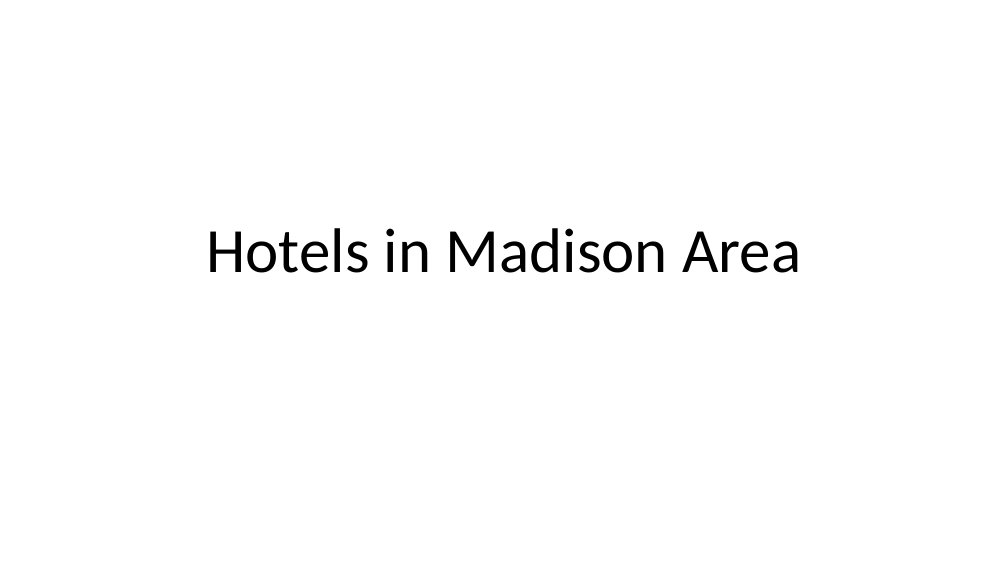
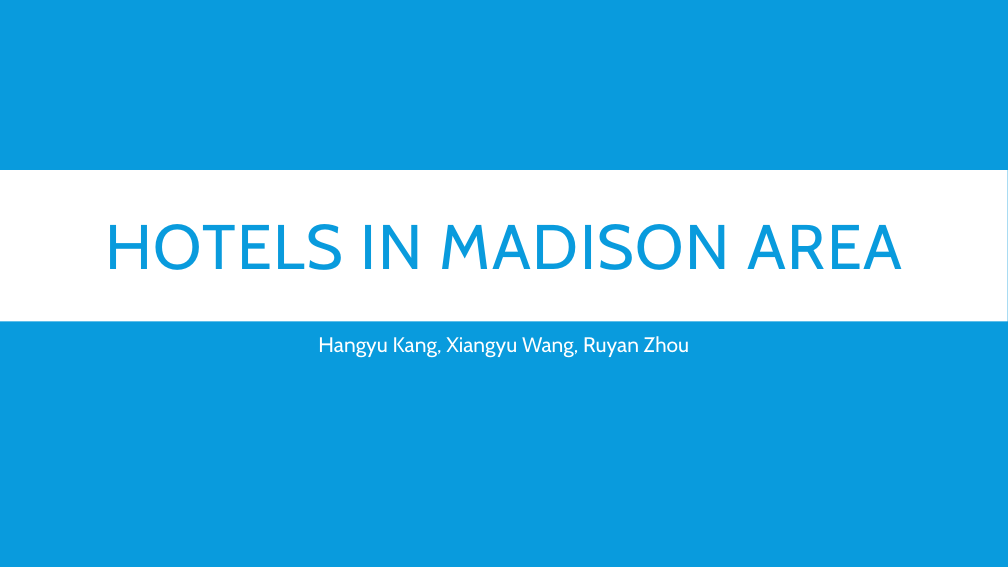
Before and after one commit to cocofreefarm/Module3, a slide deck: slide 1 of Hotels in Madison Area.pptx. Drawn at 1008x567 pixels with LibreOffice and Linux fonts; fonts in the diff are those of the drawing. Boxes give left, top, right and bottom in pixels: in the first picture for what was removed or moved away, otherwise in the second. Text is boxed around its words. In the diff, an @@ line names an element or a change of style, - is before the commit and + after.

```diff
--- a/Hotels in Madison Area.pptx
+++ b/Hotels in Madison Area.pptx
@@ background #FFFFFF to #099BDD @@
@@ rectangle added at (x1=0, y1=170, x2=1008, y2=321), fill #FFFFFF @@
@@ title "HOTELS IN MADISON AREA" at (x1=105, y1=224, x2=902, y2=270): vertical alignment bottom to middle @@
@@ title at (x1=105, y1=224, x2=902, y2=270): text changed; font Calibri to Cabin; text colour #000000 to #099BDD @@
-Hotels in Madison Area
+HOTELS IN MADISON AREA
@@ subtitle added at (x1=318, y1=336, x2=689, y2=358), 20 pt, text #FFFFFF @@
+Hangyu Kang, Xiangyu Wang, Ruyan Zhou
```
Also in this commit, not shown: 7 other slides changed, 19 slides added, 1 other file.
